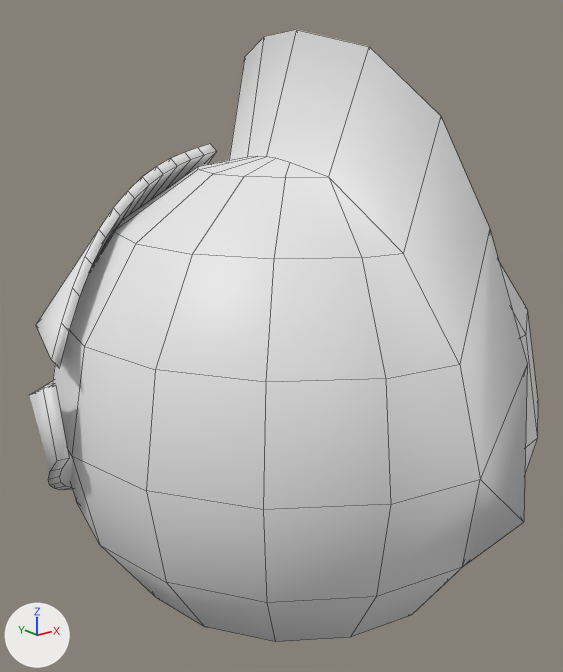
The Blender file Assets/helmet.blend as it was, and as the next commit left it.
The view is the same before and after, from a 50 mm camera at (-1.97, -2.38, 1.2) aimed at (0.19, 0.32, 0.12). Every picture has the same lights, and +X, +Y and +Z are marked at lower left. Mesh edges are drawn as thin lines.

Script lines for the objects in view, before the commit:
```python
me_mesh = bpy.data.meshes.new('Mesh')
me_mesh.from_pydata(...)  # 54 vertices, 35 faces; spans x -2.43..-1.26, y -2.98..-1.39, z -0.97..0.03
me_mesh.polygons.foreach_set('use_smooth', [True] * 35)
me_mesh_001 = bpy.data.meshes.new('Mesh.001')
me_mesh_001.from_pydata(...)  # 38 vertices, 39 faces; spans x -0.02..1.04, y -0.91..1.24, z 0.02..1.01
me_mesh_001.polygons.foreach_set('use_smooth', [True] * 39)
me_sphere = bpy.data.meshes.new('Sphere')
me_sphere.from_pydata(...)  # 276 vertices, 292 faces; spans x -1.0..1.0, y -1.14..1.0, z -1.0..1.42
me_sphere.polygons.foreach_set('use_smooth', [True] * 292)
ob_beziercurve = bpy.data.objects.new('BezierCurve', me_mesh)
ob_beziercurve.location = (2.229, 2.921, 0.241)
ob_beziercurve.scale = (0.918, 1.0, 1.0)
_m = ob_beziercurve.modifiers.new('Mirror', 'MIRROR')
_m.merge_threshold = 0.01
_m.mirror_object = ob_sphere
ob_beziercurve_001 = bpy.data.objects.new('BezierCurve.001', me_mesh_001)
ob_beziercurve_001.location = (0.0, 0.892, 0.0)
_m = ob_beziercurve_001.modifiers.new('Mirror', 'MIRROR')
ob_sphere = bpy.data.objects.new('Sphere', me_sphere)
ob_sphere.location = (0.0, 0.0, 0.0)
```
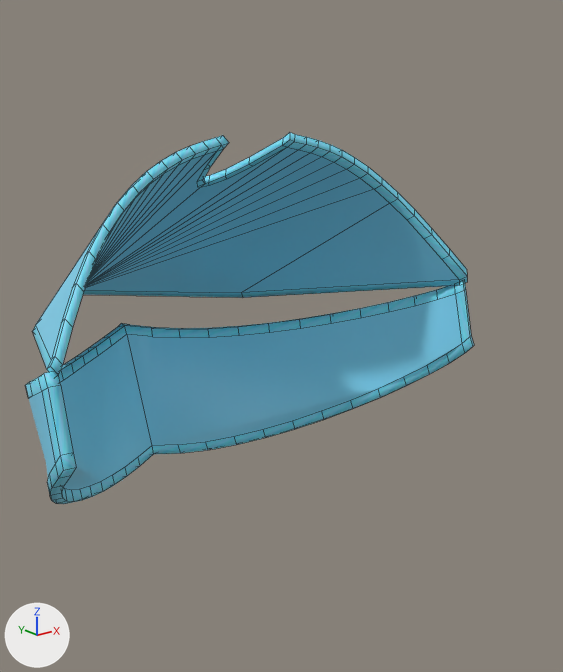
What differs and where, as boxes [x1, y1, x2, y2] in the pictures (563 x 672 px):
'Sphere', hidden
    before: [52, 29, 538, 642]
'BezierCurve', reshaped, moved, modifiers changed
    before: [29, 381, 73, 490]
    after: [25, 282, 474, 504]
'BezierCurve.001', reshaped
    before: [36, 144, 216, 368]
    after: [32, 133, 467, 376]
part 1 of me_mesh_001, built on
    before: [203, 152, 216, 165]
    after: [32, 133, 467, 376]
part 2 of me_mesh_001, recoloured (white to cyan)
    before: [36, 151, 216, 359]
    after: [36, 147, 459, 359]
part 3 of me_mesh, added (cyan)
    after: [25, 282, 474, 504]
part 4 of me_mesh, deleted
    before: [29, 381, 73, 490]

What the commit changed:
Picture 'icicle0.png' (img_icicle0_png) is new.
Material 'icicle0.png' (mat_icicle0_png) is new.
Its texture is img_icicle0_png.
me_mesh_001 is used by ob_beziercurve_001; location (0.0, 0.892, 0.0).
me_mesh_001 had 38 vertices, 39 faces and spanned x -0.02..1.04, y -0.91..1.24, z 0.02..1.01.
me_mesh_001 now has 86 vertices, 85 faces, 1 loose edge and spans x 0.0..1.06, y -0.95..1.27, z -0.01..1.04.
me_mesh_001 part 1: 1 vertex moved from x -0.02, y -0.2, z 0.78 to x 0.0, y -0.2, z 0.78; 48 vertices added at x 0.0..1.06, y -0.95..1.27, z -0.01..1.04.
me_mesh_001 part 2: 20 faces spanning x 0.0..1.04, y -0.91..1.24, z 0.02..1.01 switch from no material to mat_icicle0_png (picture img_icicle0_png).
me_mesh is used by ob_beziercurve; location (2.229, 2.921, 0.241); scale (0.918, 1.0, 1.0).
me_mesh had 54 vertices, 35 faces and spanned x -2.43..-1.26, y -2.98..-1.39, z -0.97..0.03.
me_mesh now has 224 vertices, 188 faces and spans x -1.17..1.17, y -0.12..1.56, z -0.79..0.33.
me_mesh part 3: 224 vertices added at x -1.17..1.17, y -0.12..1.56, z -0.79..0.33.
me_mesh part 4: 54 vertices removed from x -2.43..-1.26, y -2.98..-1.39, z -0.97..0.03.
me_mesh now uses material mat_icicle0_png (picture img_icicle0_png).
Object 'Sphere' (ob_sphere) is now hidden.
Object 'BezierCurve' (ob_beziercurve) moves from (2.229, 2.921, 0.241) to (0.0, 0.0, 0.0).
Object 'BezierCurve' (ob_beziercurve) loses its MIRROR modifier named 'Mirror'.
Modifier setting removed (it was merge_threshold = 0.01).
Modifier setting removed (it was mirror_object = ob_sphere).
